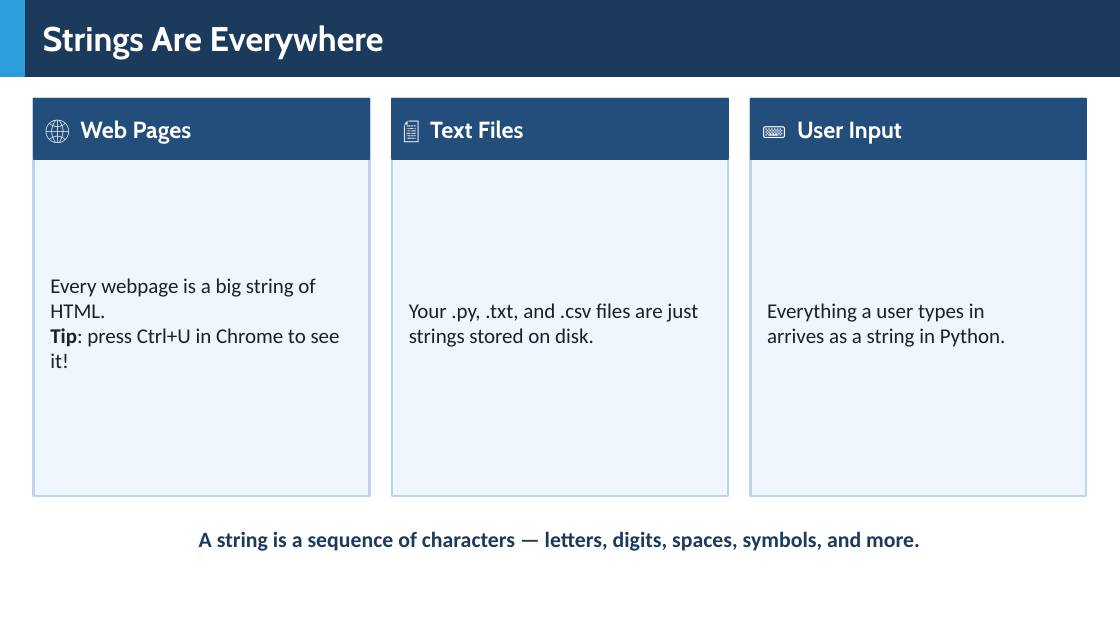
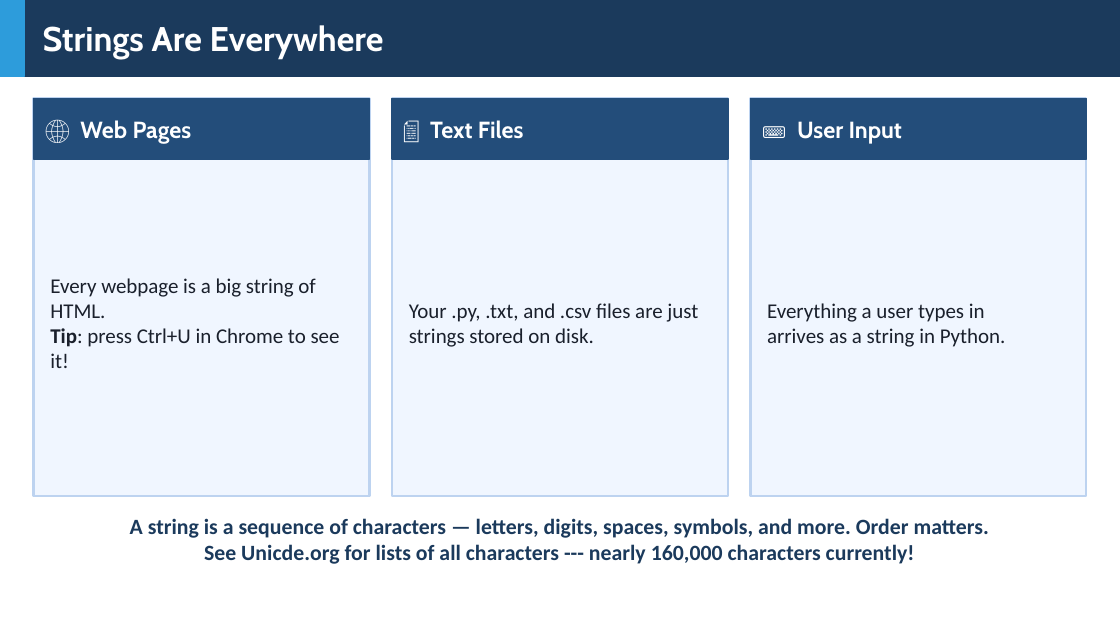
Before and after one commit to tjd1234/cmpt120spring2026, a slide deck: slide 2 of lecture_notes/chapter8/chapter8.pptx. Drawn at 1120x630 pixels with LibreOffice and Linux fonts; fonts in the diff are those of the drawing. Boxes give left, top, right and bottom in pixels: in the first picture for what was removed or moved away, otherwise in the second. Text is boxed around its words. In the diff, an @@ line names an element or a change of style, - is before the commit and + after.

```diff
--- a/lecture_notes/chapter8/chapter8.pptx
+++ b/lecture_notes/chapter8/chapter8.pptx
@@ text at <box>130,518,989,564</box>: text changed @@
-A string is a sequence of characters — letters, digits, spaces, symbols, and more.
+A string is a sequence of characters — letters, digits, spaces, symbols, and more. Order matters.
+See Unicde.org for lists of all characters --- nearly 160,000 characters currently!
```
Also in this commit, not shown: 3 other slides changed.
